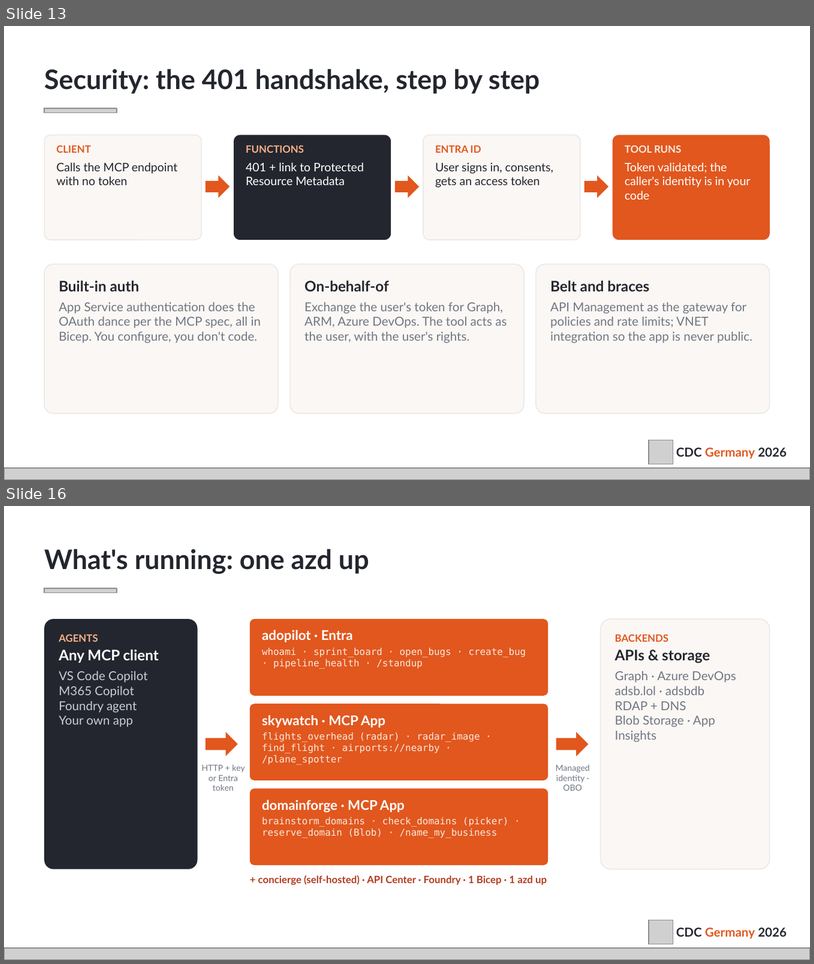
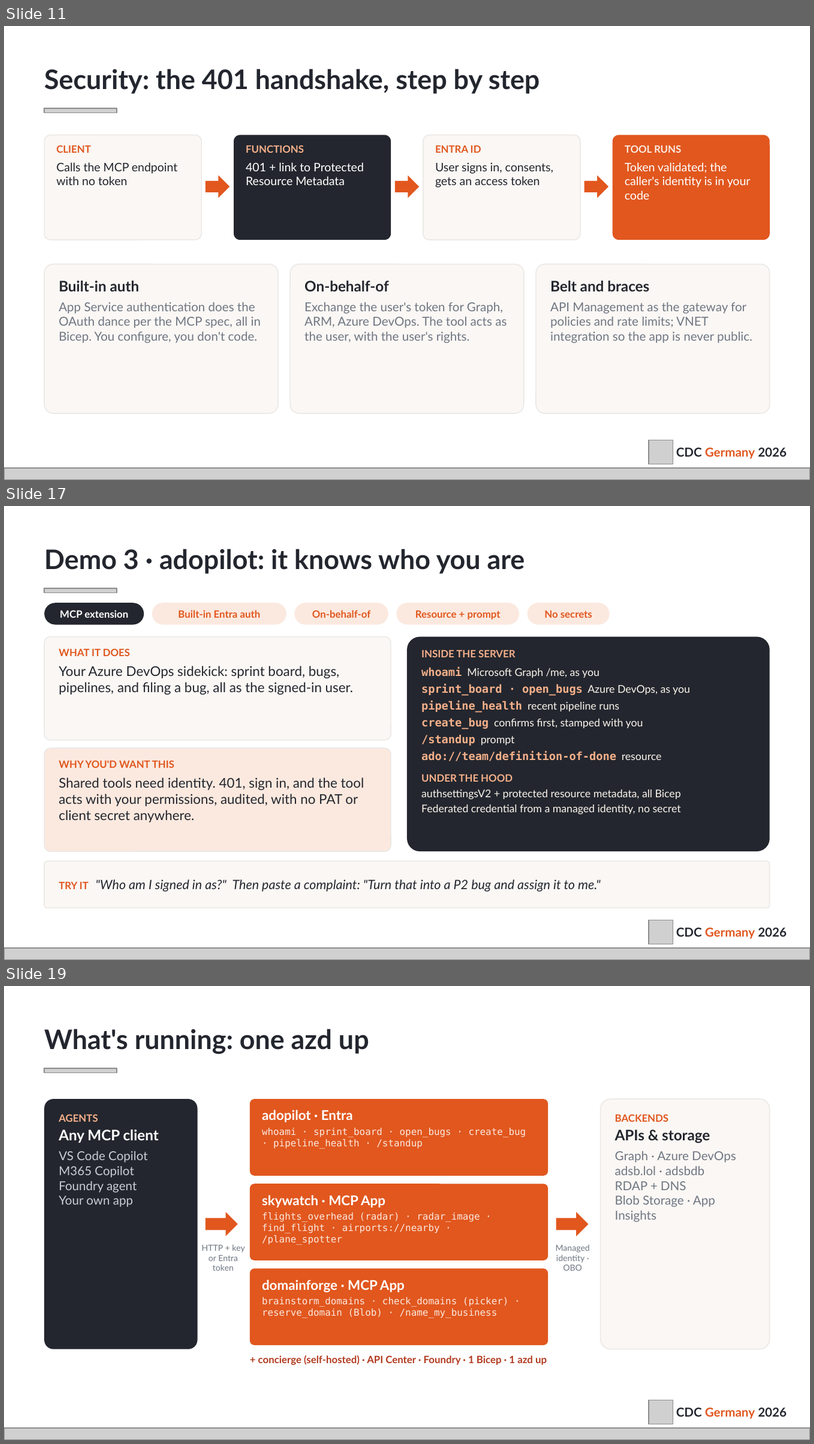
Before and after one commit to bakionur/azure-functions-mcp-cdc, a slide deck: docs/CDC2026_Okutucu_MCP-Azure-Functions.pptx. Shown one above the other, each under a label of ours: slides 13 and 16 before the commit, slides 11, 17 and 19 after it; the slides between them are not shown. The pictures are 814x964 and 814x1444 pixels, drawn with LibreOffice and Linux fonts; fonts in the diff are those of the drawing; grey boxes stand for pictures. Boxes give left, top, right and bottom in pixels: in the first picture for what was removed or moved away, otherwise in the second. Text is boxed around its words. In the diff, an @@ line names an element or a change of style, - is before the commit and + after.

```diff
--- a/docs/CDC2026_Okutucu_MCP-Azure-Functions.pptx
+++ b/docs/CDC2026_Okutucu_MCP-Azure-Functions.pptx
@@ slide 17 added at bbox=[4, 506, 810, 960], background #FFFFFF @@
@@ text added at bbox=[44, 549, 525, 574], 24 pt, text #23262E, bold @@
+Demo 3 · adopilot: it knows who you are
@@ picture added at bbox=[44, 588, 117, 593] @@
@@ rounded rectangle added at bbox=[44, 603, 144, 625], fill #23262E @@
@@ text added at bbox=[60, 610, 128, 618], 9 pt, text #FFFFFF, bold @@
+MCP extension
@@ rounded rectangle added at bbox=[152, 603, 287, 625], fill #FBE9DF @@
@@ text added at bbox=[178, 610, 261, 618], 9 pt, text #E1571E, bold @@
+Built-in Entra auth
@@ rounded rectangle added at bbox=[294, 603, 388, 625], fill #FBE9DF @@
@@ text added at bbox=[312, 610, 371, 618], 9 pt, text #E1571E, bold @@
+On-behalf-of
@@ rounded rectangle added at bbox=[397, 603, 519, 625], fill #FBE9DF @@
@@ text added at bbox=[416, 610, 501, 619], 9 pt, text #E1571E, bold @@
+Resource + prompt
@@ rounded rectangle added at bbox=[527, 603, 609, 625], fill #FBE9DF @@
@@ text added at bbox=[545, 610, 593, 618], 9 pt, text #E1571E, bold @@
+No secrets
@@ rounded rectangle added at bbox=[44, 637, 391, 740], fill #FAF7F4, outline #E9E7E4 0.75 pt @@
@@ text added at bbox=[59, 648, 353, 694], 12 pt, text #23262E @@
+WHAT IT DOES
+Your Azure DevOps sidekick: sprint board, bugs, pipelines, and filing a bug, all as the signed-in user.
@@ rounded rectangle added at bbox=[407, 637, 770, 851], fill #23262E @@
@@ text added at bbox=[422, 649, 690, 814], 9.5 pt, text #FBF4EC @@
+INSIDE THE SERVER
+whoami Microsoft Graph /me, as you
+sprint_board · open_bugs Azure DevOps, as you
+pipeline_health recent pipeline runs
+create_bug confirms first, stamped with you
+/standup prompt
+ado://team/definition-of-done resource
+UNDER THE HOOD
+authsettingsV2 + protected resource metadata, all Bicep
+Federated credential from a managed identity, no secret
@@ rounded rectangle added at bbox=[44, 748, 391, 851], fill #FBE9DF, outline #E9E7E4 0.75 pt @@
@@ text added at bbox=[59, 760, 365, 822], 12 pt, text #23262E @@
+WHY YOU'D WANT THIS
+Shared tools need identity. 401, sign in, and the tool acts with your permissions, audited, with no PAT or client secret anywhere.
@@ rounded rectangle added at bbox=[44, 861, 770, 907], fill #FAF7F4, outline #E9E7E4 0.75 pt @@
@@ text added at bbox=[59, 879, 601, 891], 11.5 pt, text #23262E, italic @@
+TRY IT "Who am I signed in as?" Then paste a complaint: "Turn that into a P2 bug and assign it to me."
@@ picture added at bbox=[649, 919, 674, 944] @@
@@ text added at bbox=[677, 927, 787, 939], 11 pt, text #23262E, bold @@
+CDC Germany 2026
@@ picture added at bbox=[4, 947, 810, 959] @@
@@ what was slide 13 is now slide 11 @@
@@ what was slide 16 is now slide 19 @@
```
Also in this commit, not shown: 3 slides changed, 6 other slides added, 3 slides removed.
